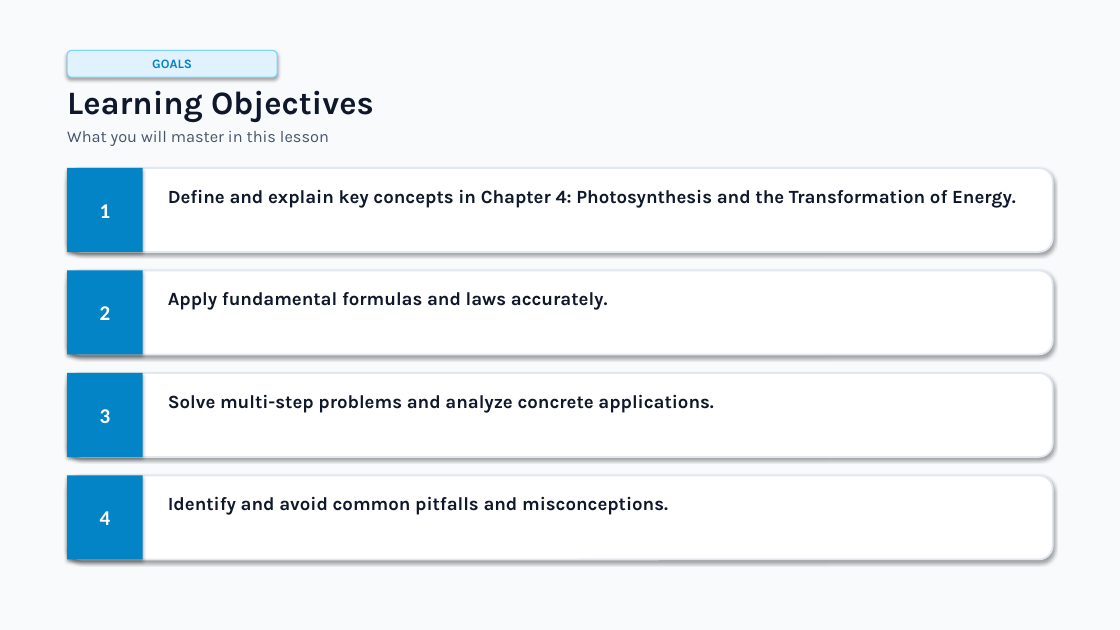
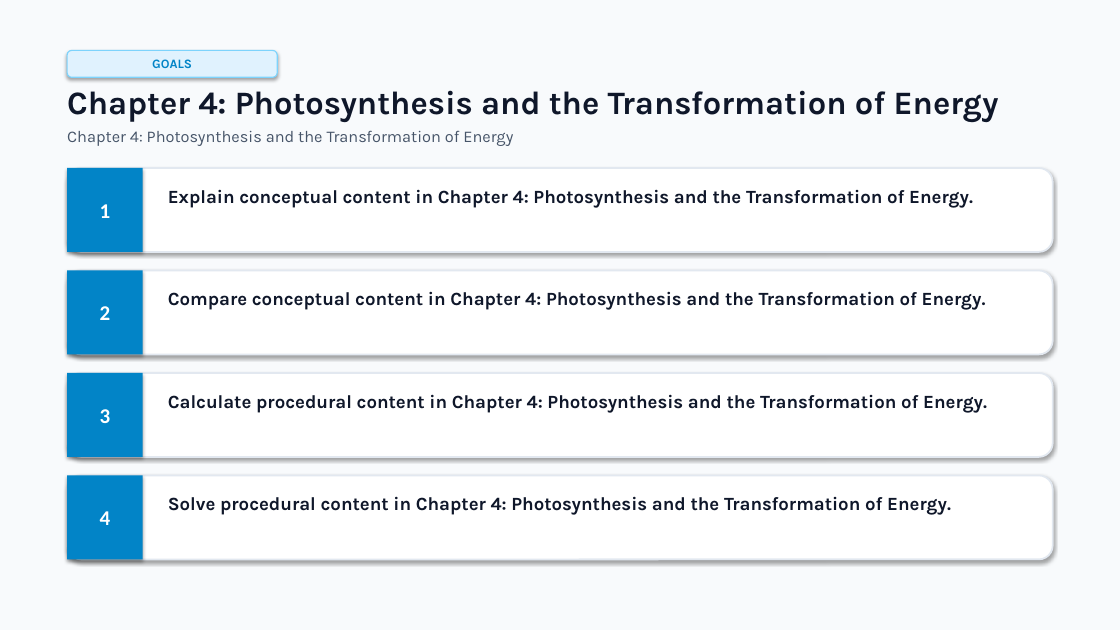
Before and after one commit to usm007/LessonMorph, a slide deck: slide 3 of output/photosynthesis_and_cellular_energy.pptx. Drawn at 1120x630 pixels with LibreOffice and Linux fonts; fonts in the diff are those of the drawing. Boxes give left, top, right and bottom in pixels: in the first picture for what was removed or moved away, otherwise in the second. Text is boxed around its words. In the diff, an @@ line names an element or a change of style, - is before the commit and + after.

```diff
--- a/output/photosynthesis_and_cellular_energy.pptx
+++ b/output/photosynthesis_and_cellular_energy.pptx
@@ text at bbox=[67, 90, 999, 146]: text changed; size 14 to 28 pt; text colour #475569 to #0F172A; bold on @@
-Learning Objectives
-What you will master in this lesson
+Chapter 4: Photosynthesis and the Transformation of Energy
+Chapter 4: Photosynthesis and the Transformation of Energy
@@ text at bbox=[168, 189, 973, 208]: text changed @@
-Define and explain key concepts in Chapter 4: Photosynthesis and the Transformation of Energy.
+Explain conceptual content in Chapter 4: Photosynthesis and the Transformation of Energy.
@@ text at bbox=[168, 291, 986, 310]: text changed @@
-Apply fundamental formulas and laws accurately.
+Compare conceptual content in Chapter 4: Photosynthesis and the Transformation of Energy.
@@ text at bbox=[168, 394, 987, 413]: text changed @@
-Solve multi-step problems and analyze concrete applications.
+Calculate procedural content in Chapter 4: Photosynthesis and the Transformation of Energy.
@@ text at bbox=[168, 496, 951, 515]: text changed @@
-Identify and avoid common pitfalls and misconceptions.
+Solve procedural content in Chapter 4: Photosynthesis and the Transformation of Energy.
```
Also in this commit, not shown: 13 other slides changed, 15 slides added, 21 slides removed, 57 other files.
